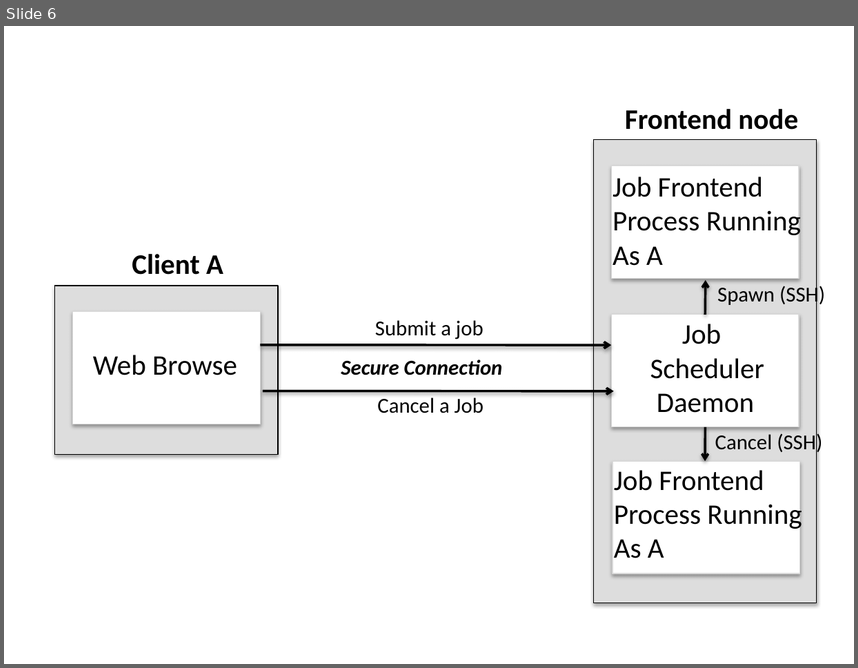
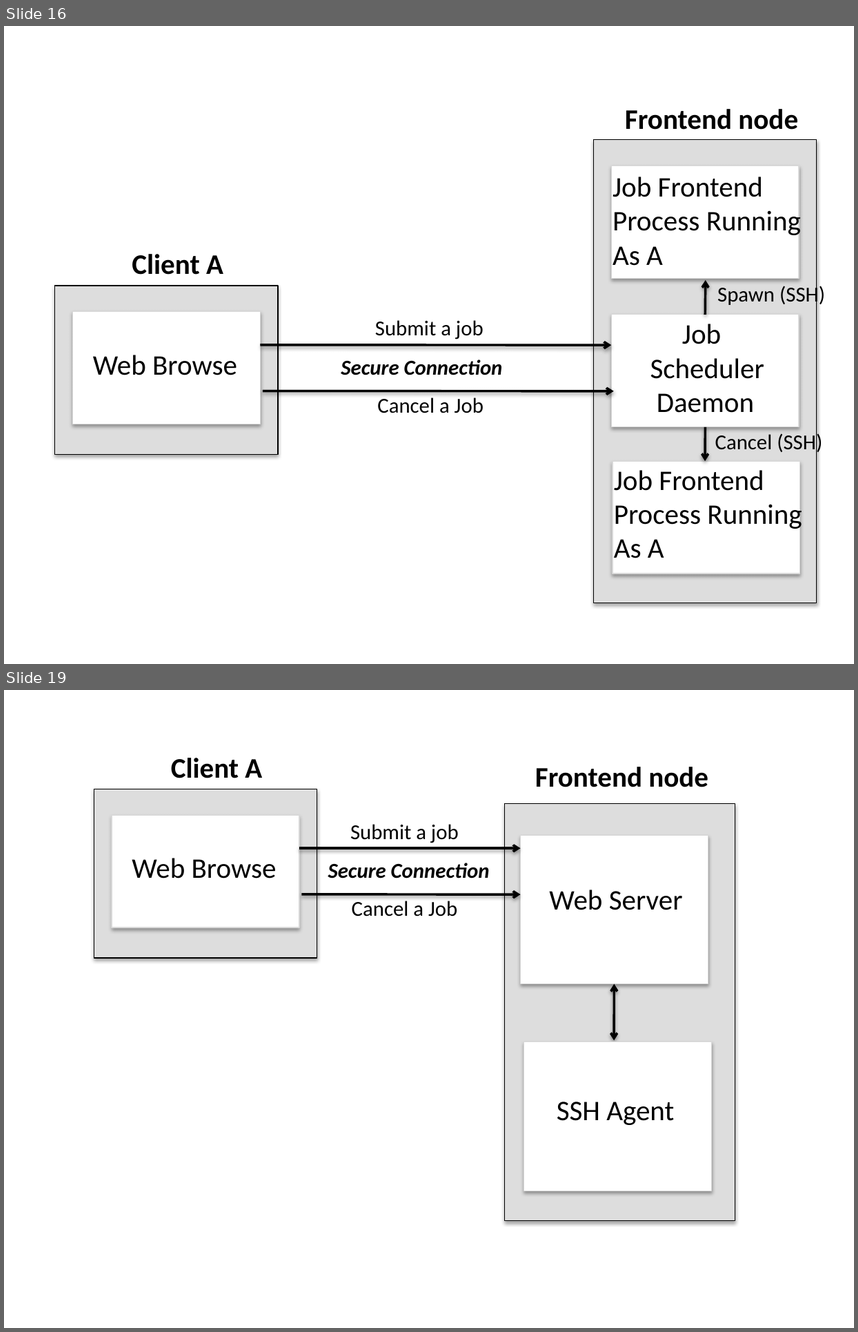
Before and after one commit to hexi111/xxh2229, a slide deck: latex/project-pj/figure.pptx. Shown one above the other, each under a label of ours: slide 6 before the commit, slides 16 and 19 after it; the slides between them are not shown. The pictures are 858x668 and 858x1332 pixels, drawn with LibreOffice and Linux fonts; fonts in the diff are those of the drawing. Boxes give left, top, right and bottom in pixels: in the first picture for what was removed or moved away, otherwise in the second. Text is boxed around its words. In the diff, an @@ line names an element or a change of style, - is before the commit and + after.

```diff
--- a/latex/project-pj/figure.pptx
+++ b/latex/project-pj/figure.pptx
@@ slide 19 added at (4, 690, 854, 1328), background #FFFFFF @@
@@ text added at (171, 758, 262, 778), 24 pt, text #000000, bold @@
+Client A
@@ text added at (535, 767, 708, 787), 24 pt, text #000000, bold @@
+Frontend node
@@ rectangle added at (94, 789, 317, 958), fill #DDDDDD, outline #000000 0.75 pt @@
@@ rectangle added at (505, 804, 735, 1221), fill #DDDDDD, outline #000000 0.75 pt @@
@@ rectangle added at (112, 815, 300, 927), fill #FFFFFF, outline #D8D8D8 0.75 pt @@
@@ text added at (350, 824, 459, 843), 18 pt, text #000000 @@
+Submit a job
@@ arrow added from (299, 848) to (521, 848), #000000 2 pt @@
@@ rectangle added at (521, 836, 708, 984), fill #FFFFFF, outline #D8D8D8 0.75 pt @@
@@ text added at (132, 858, 277, 878), 24 pt, text #000000 @@
+Web Browse
@@ text added at (328, 862, 490, 878), 18 pt, text #000000, bold, italic @@
+Secure Connection
@@ arrow added from (301, 894) to (521, 894), #000000 2 pt @@
@@ text added at (549, 889, 683, 910), 24 pt, text #000000 @@
+Web Server
@@ text added at (352, 900, 457, 916), 18 pt, text #000000 @@
+Cancel a Job
@@ double arrow added from (615, 984) to (615, 1041), #000000 2 pt @@
@@ rectangle added at (524, 1042, 712, 1191), fill #FFFFFF, outline #D8D8D8 0.75 pt @@
@@ text added at (557, 1101, 674, 1125), 24 pt, text #000000 @@
+SSH Agent
@@ what was slide 6 is now slide 16 @@
```
Also in this commit, not shown: 1 slide changed, 18 other slides added, 31 other files.
